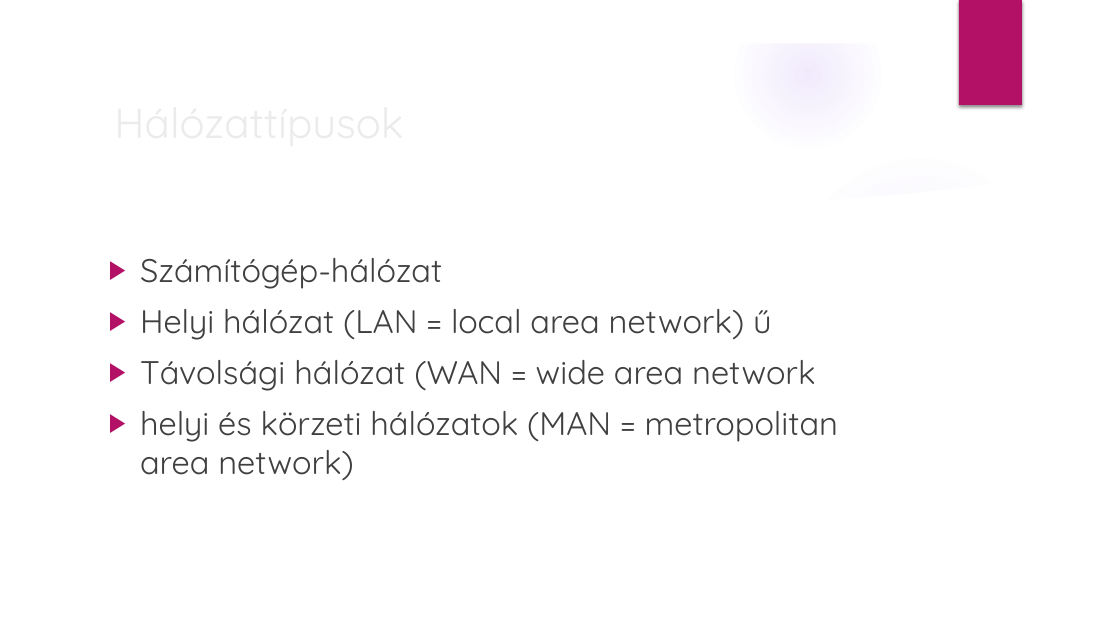
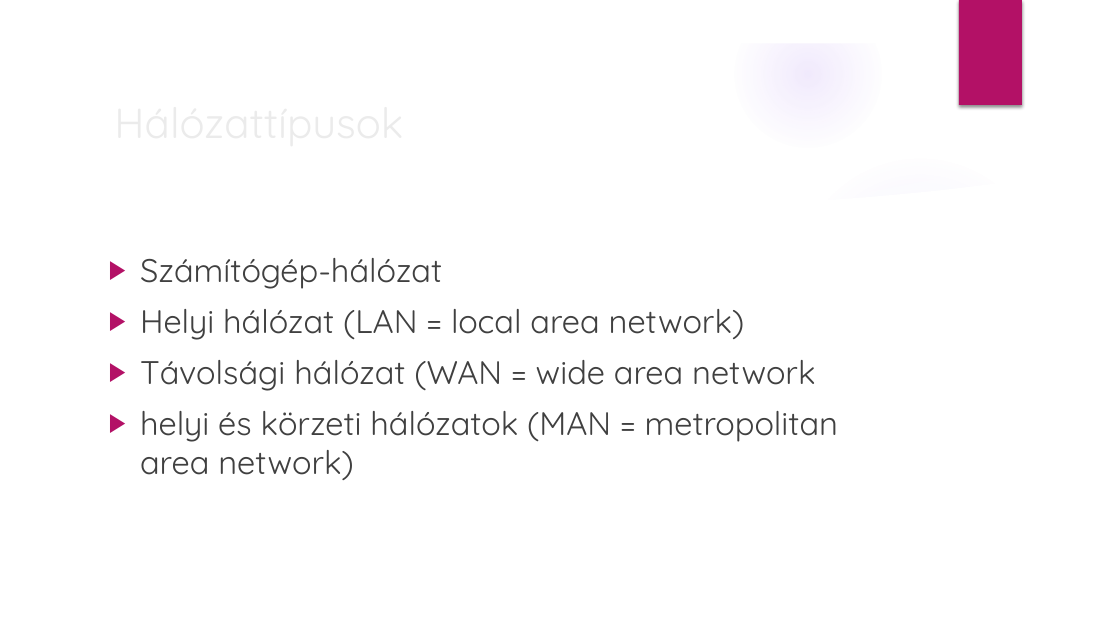
Before and after one commit to TeRdIkZaLan/Terdik-Zal-n-PPT, a slide deck: slide 2 of Hálózatok.pptx. Drawn at 1120x630 pixels with LibreOffice and Linux fonts; fonts in the diff are those of the drawing; background and template pictures are left out. Boxes give left, top, right and bottom in pixels: in the first picture for what was removed or moved away, otherwise in the second. Text is boxed around its words. In the diff, an @@ line names an element or a change of style, - is before the commit and + after.

```diff
--- a/Hálózatok.pptx
+++ b/Hálózatok.pptx
@@ text at box(140, 309, 745, 340): text changed @@
-▶ Helyi hálózat (LAN = local area network) ű
+▶ Helyi hálózat (LAN = local area network)
```
Also in this commit, not shown: 5 other slides changed.
